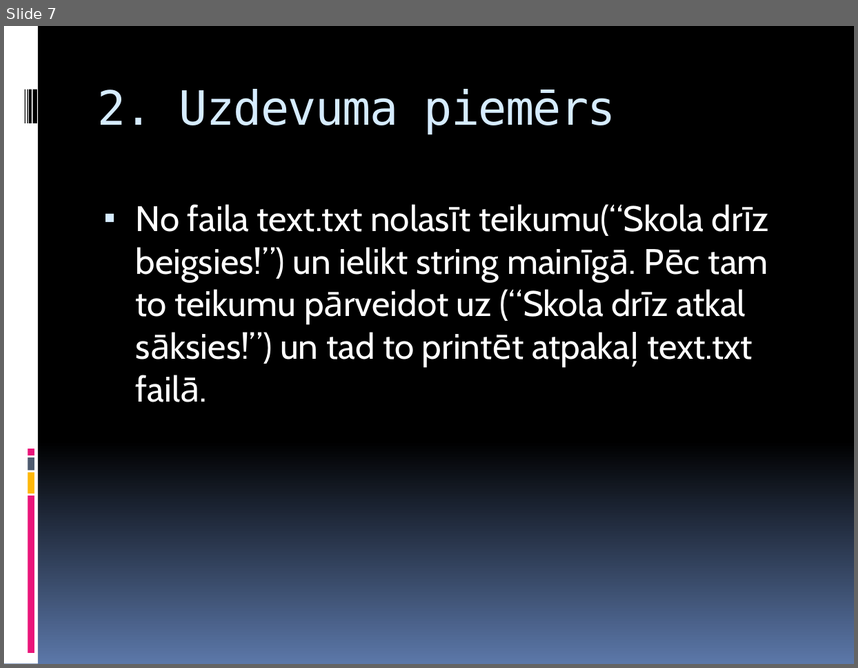
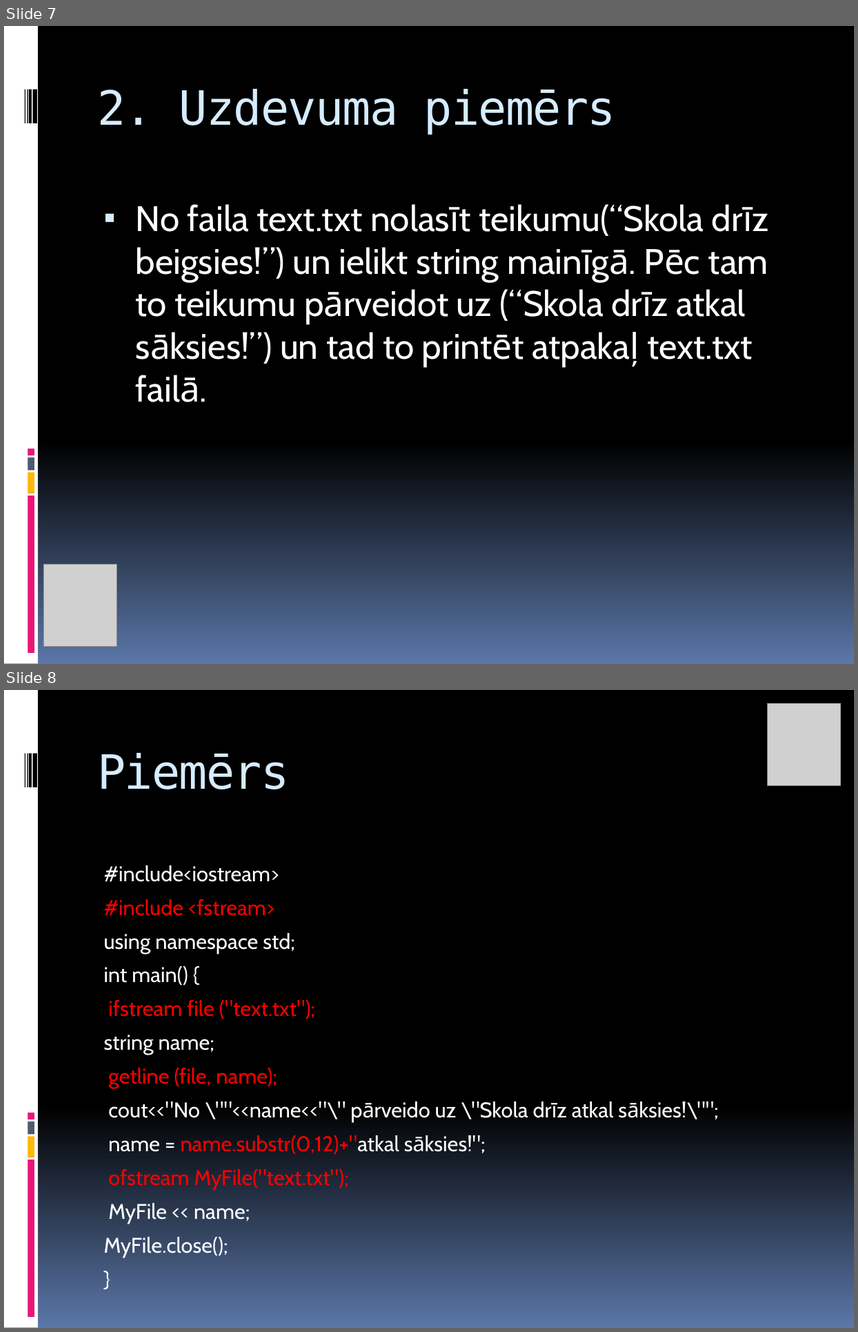
Before and after one commit to pulkitisRenars/eksamensLVT, a slide deck: Teksta datnes informatīvais materiāls.pptx. Shown one above the other, each under a label of ours: slide 7 before the commit, slides 7 and 8 after it. The pictures are 858x668 and 858x1332 pixels, drawn with LibreOffice and Linux fonts; fonts in the diff are those of the drawing; grey boxes stand for pictures. Boxes give left, top, right and bottom in pixels: in the first picture for what was removed or moved away, otherwise in the second. Text is boxed around its words. In the diff, an @@ line names an element or a change of style, - is before the commit and + after.

```diff
--- a/Teksta datnes informatīvais materiāls.pptx
+++ b/Teksta datnes informatīvais materiāls.pptx
@@ slide 8 added at (4,690,854,1328), background gradient #000000 to #5B77A8; not listed: 9 template elements that a slide beside it also shows @@
@@ picture added at (767,704,840,786) @@
@@ title added at (97,753,289,789), 40 pt, text #D6ECFF @@
+Piemērs
@@ text added at (104,865,614,1257), 18 pt, text #FFFFFF @@
+#include<iostream>
+#include <fstream>
+using namespace std;
+int main() {
+ifstream file ("text.txt");
+string name;
+getline (file, name);
+cout<<"No \""<<name<<"\" pārveido uz \"Skola drīz atkal sāksies!\"";
+name = name.substr(0,12)+"atkal sāksies!";
+ofstream MyFile("text.txt");
+MyFile << name;
+MyFile.close();
+}
@@ slide 7 changed as well @@
@@ picture added at (44,564,117,646) @@
```
Also in this commit, not shown: 9 other slides changed, 4 other slides added, 5 slides removed, 1 other file.
